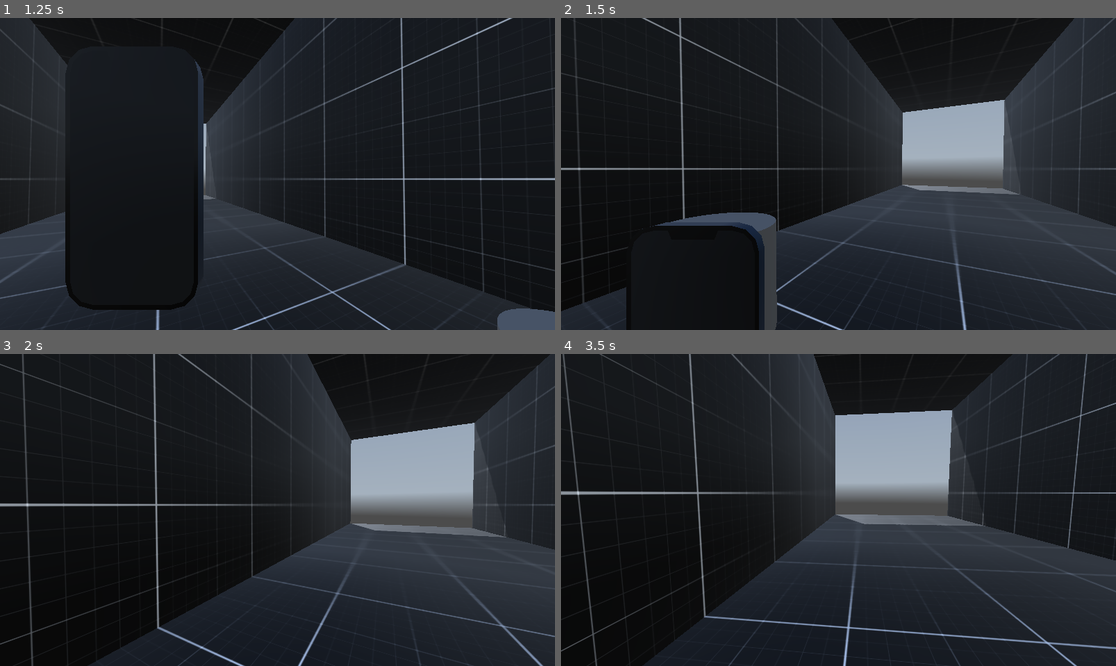
Above: before the commit, frames 1-4 (two rows, left to right).
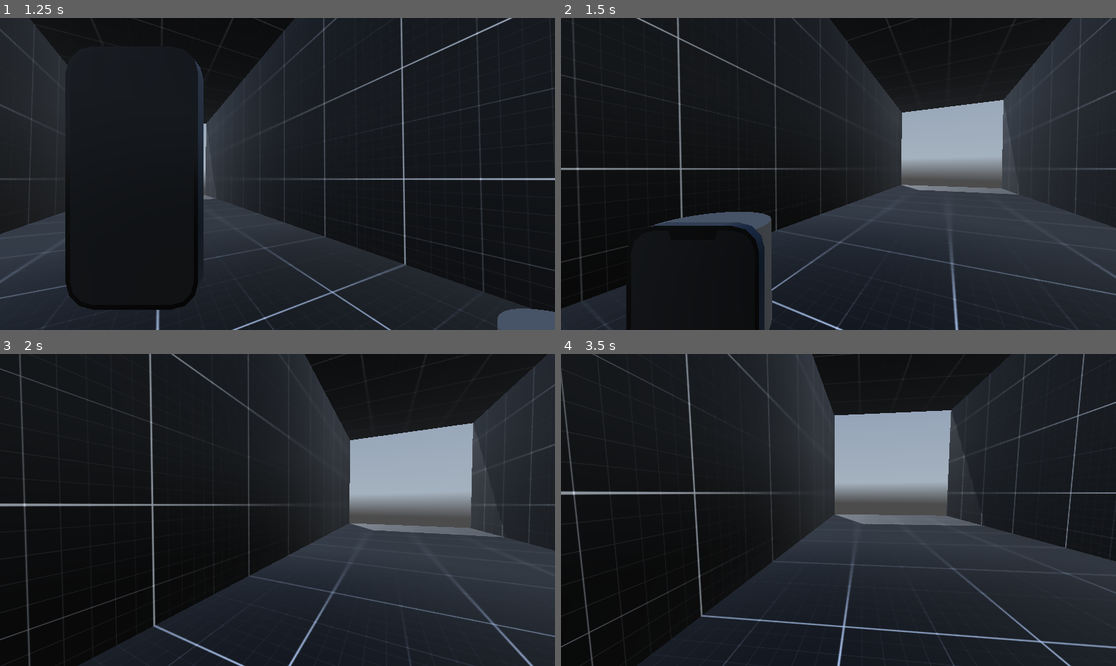
Above: after the commit, the same moments.

Repository: LucasMc17/One-Man-s-Trash
Game: Godot game, scene res://levels/root.tscn
The game is run twice, just before and just after one commit, with the same random seed, the same clock (stepped at 60 frames per second) and the same inputs. A sky picture missing from this copy of the repository is replaced by a grey-blue gradient.
Inputs (mouse positions are in pixels of both pictures, inside the frame that each line leads up to):
- Up to frame 1 (1.25 s): tap Enter at 0.5 s; move the mouse to (305, 174) at 0.52 s; hold W (move_forward) from 0.53 s (still down); hold Tab (phone) from 0.53 s (still down)
- Up to frame 2 (1.5 s): keep holding W (move_forward); move the mouse to (810, 174) at 1.27 s; release Tab (phone) at 1.28 s; tap Tab (phone) at 1.35 s
- Up to frame 3 (2 s): keep holding W (move_forward)
- Up to frame 4 (3.5 s): keep holding W (move_forward); move the mouse to (849, 503) at 2.02 s; hold Tab (phone) 2.03-2.78 s; move the mouse to (832, 516) at 2.77 s; tap Tab (phone) at 2.85 s

Frame 1 is identical in both runs. In frame 2, 3.3% of the frame differs, in the area x 0-100%, y 0-100%; in frame 3, 4.0%; in frame 4, 4.4%.

Commit message:
restricting phone state

Diff:
--- a/scenes/player/player.gd
+++ b/scenes/player/player.gd
@@ -20,7 +20,14 @@
 var _camera_rotation : Vector3
 var _current_rotation : float
 var gravity = ProjectSettings.get_setting("physics/3d/default_gravity")
-var looking_at : Interactable
+var looking_at : Interactable:
+	set(val):
+		if INTERACT_LABEL:
+			if val:
+				INTERACT_LABEL.text = val.message
+			else:
+				INTERACT_LABEL.text = ''
+		looking_at = val
 
 func _ready():
 	# Global.player = self
@@ -38,7 +45,7 @@
 		_rotation_input = -event.relative.x * MOUSE_SENSITIVITY
 		_tilt_input = -event.relative.y * MOUSE_SENSITIVITY
 
-func _update_camera(delta):
+func update_camera(delta):
 	_current_rotation = _rotation_input
 	_mouse_rotation.x += _tilt_input * delta
 	_mouse_rotation.x = clamp(_mouse_rotation.x, TILT_LOWER_LIMIT, TILT_UPPER_LIMIT)
@@ -56,9 +63,7 @@
 	_tilt_input = 0.0
 
 func _physics_process(delta):
-	update_interactor(delta)
-	_update_camera(delta)
-	print(looking_at)
+	pass
 
 func update_gravity(delta):
 	if not is_on_floor():
@@ -82,10 +87,8 @@
 	var coll = INTERACTOR.get_collider()
 	if coll is Interactable:
 		looking_at = coll
-		INTERACT_LABEL.text = coll.message
 	else:
 		looking_at = null
-		INTERACT_LABEL.text = ''
 
 func update_velocity():
 	move_and_slide()
--- a/scenes/player/states/free_move_state.gd
+++ b/scenes/player/states/free_move_state.gd
@@ -11,6 +11,8 @@
 	PLAYER.update_gravity(delta)
 	PLAYER.update_input(SPEED, ACCELERATION, DECELERATION)
 	PLAYER.update_velocity()
+	PLAYER.update_interactor(delta)
+	PLAYER.update_camera(delta)
 
 	# set_animation_speed(PLAYER.velocity.length())
 
@@ -29,6 +31,9 @@
 	if PLAYER.velocity.y < -3.0 and !PLAYER.is_on_floor():
 		transition.emit("FallingPlayerState")
 
+func exit():
+	PLAYER.looking_at = null
+
 func input(event):
 	if event.is_action_pressed("phone"):
 		transition.emit("PhoneState")
